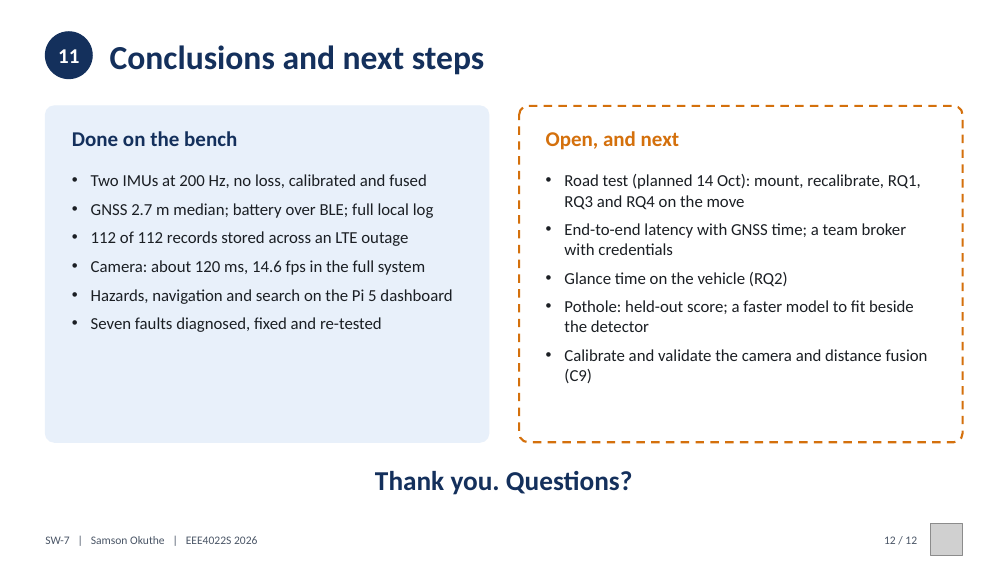
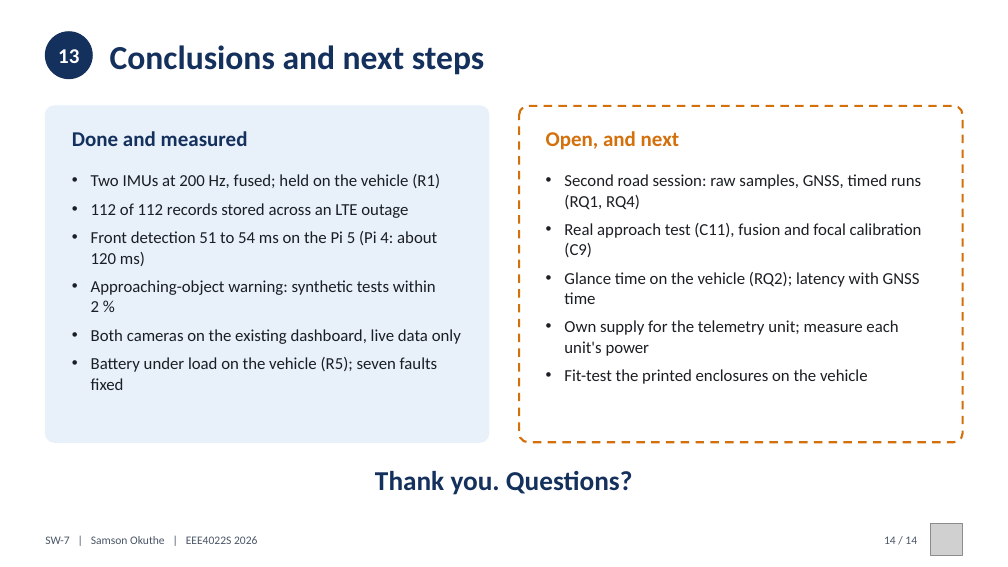
Before and after one commit to 0geder/Tukzie-HPEC-HUD, a slide deck: slide 14 of Presentation/SW7_Final_Presentation.pptx (slide 12 before the commit). Drawn at 1008x567 pixels with LibreOffice and Linux fonts; fonts in the diff are those of the drawing; grey boxes stand for pictures. Boxes give left, top, right and bottom in pixels: in the first picture for what was removed or moved away, otherwise in the second. Text is boxed around its words. In the diff, an @@ line names an element or a change of style, - is before the commit and + after.

Commit message:
Deck: results since 11 Oct (two-sided layout, Pi 5 detector, approaching-object warning, enclosures and power, first road session); 14 slides, 1,275 words

```diff
--- a/Presentation/SW7_Final_Presentation.pptx
+++ b/Presentation/SW7_Final_Presentation.pptx
@@ text at [58, 49, 79, 63]: text changed @@
-11
+13
@@ text at [72, 131, 248, 146]: text changed @@
-Done on the bench
+Done and measured
@@ text at [91, 174, 440, 188]: text changed @@
-• Two IMUs at 200 Hz, no loss, calibrated and fused
-• GNSS 2.7 m median; battery over BLE; full local log
+• Two IMUs at 200 Hz, fused; held on the vehicle (R1)
@@ text at [564, 174, 922, 384]: text changed @@
-• Road test (planned 14 Oct): mount, recalibrate, RQ1, RQ3 and RQ4 on the move
-• End-to-end latency with GNSS time; a team broker with credentials
-• Glance time on the vehicle (RQ2)
-• Pothole: held-out score; a faster model to fit beside the detector
-• Calibrate and validate the camera and distance fusion (C9)
+• Second road session: raw samples, GNSS, timed runs (RQ1, RQ4)
+• Real approach test (C11), fusion and focal calibration (C9)
+• Glance time on the vehicle (RQ2); latency with GNSS time
+• Own supply for the telemetry unit; measure each unit's power
+• Fit-test the printed enclosures on the vehicle
@@ text at [91, 231, 461, 390]: text changed @@
-• Camera: about 120 ms, 14.6 fps in the full system
-• Hazards, navigation and search on the Pi 5 dashboard
-• Seven faults diagnosed, fixed and re-tested
+• Front detection 51 to 54 ms on the Pi 5 (Pi 4: about 120 ms)
+• Approaching-object warning: synthetic tests within 2 %
+• Both cameras on the existing dashboard, live data only
+• Battery under load on the vehicle (R5); seven faults fixed
@@ text at [884, 536, 917, 544]: text changed @@
-12 / 12
+14 / 14
```
Also in this commit, not shown: 7 other slides changed, 5 slides added, 3 slides removed, 6 other files.
